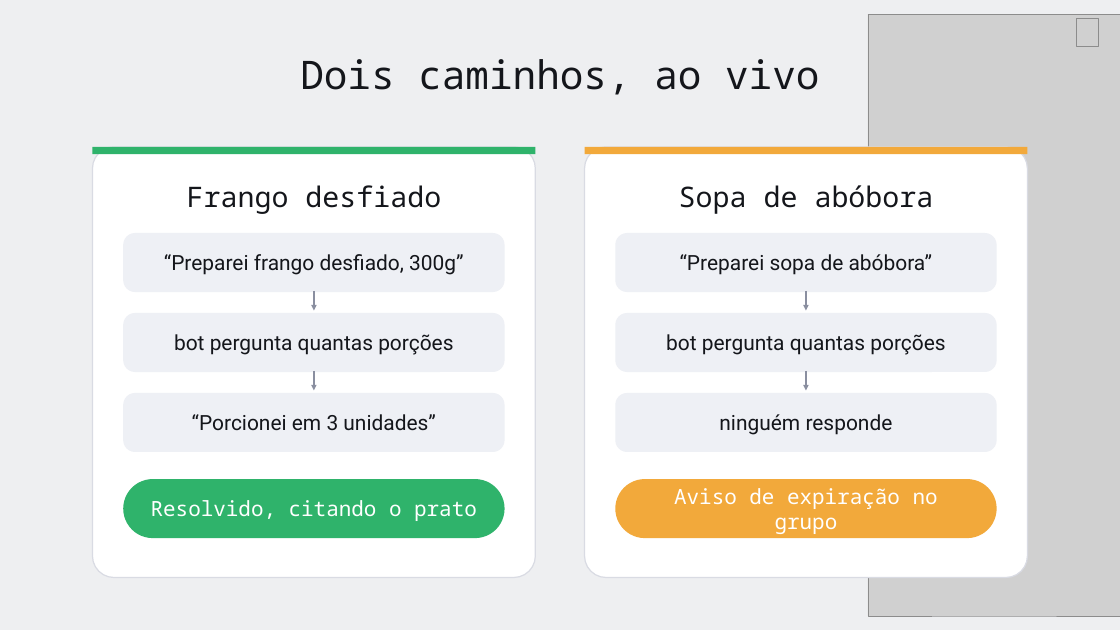
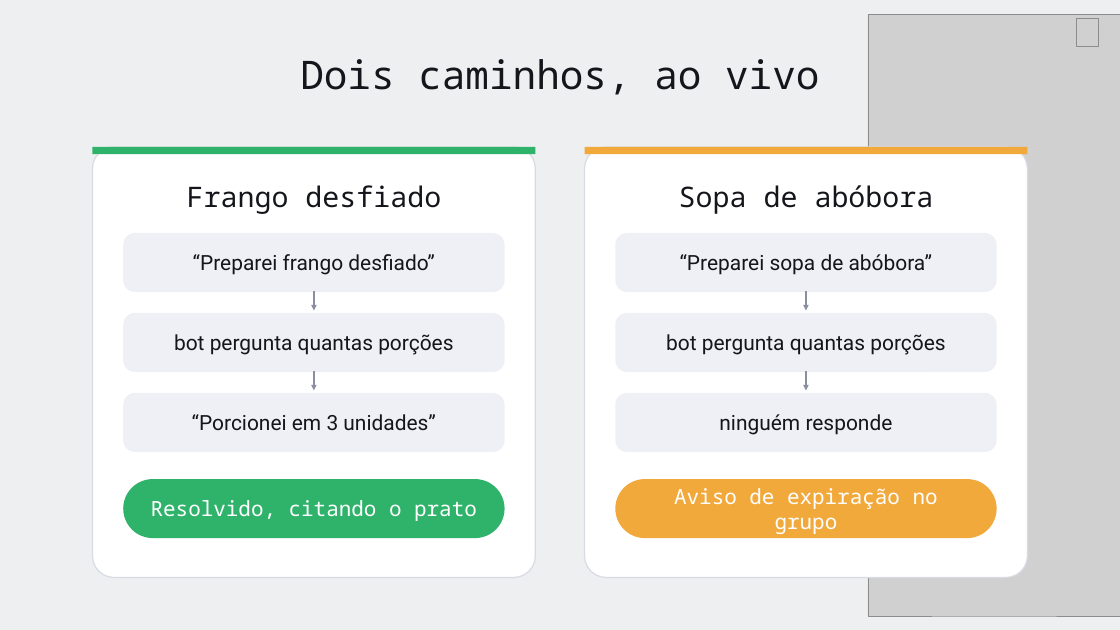
Before and after one commit to Djegao/alura-produto-ficticio, a slide deck: slide 53 of slides/Aula 4 6498 - meio episodio D.pptx. Drawn at 1120x630 pixels with LibreOffice and Linux fonts; fonts in the diff are those of the drawing; grey boxes stand for pictures; background and template pictures are left out. Boxes give left, top, right and bottom in pixels: in the first picture for what was removed or moved away, otherwise in the second. Text is boxed around its words. In the diff, an @@ line names an element or a change of style, - is before the commit and + after.

```diff
--- a/slides/Aula 4 6498 - meio episodio D.pptx
+++ b/slides/Aula 4 6498 - meio episodio D.pptx
@@ text in rounded rectangle at [193,254,434,275]: text changed @@
-“Preparei frango desfiado, 300g”
+“Preparei frango desfiado”
```
Also in this commit, not shown: 2 other slides changed, 3 other files.
